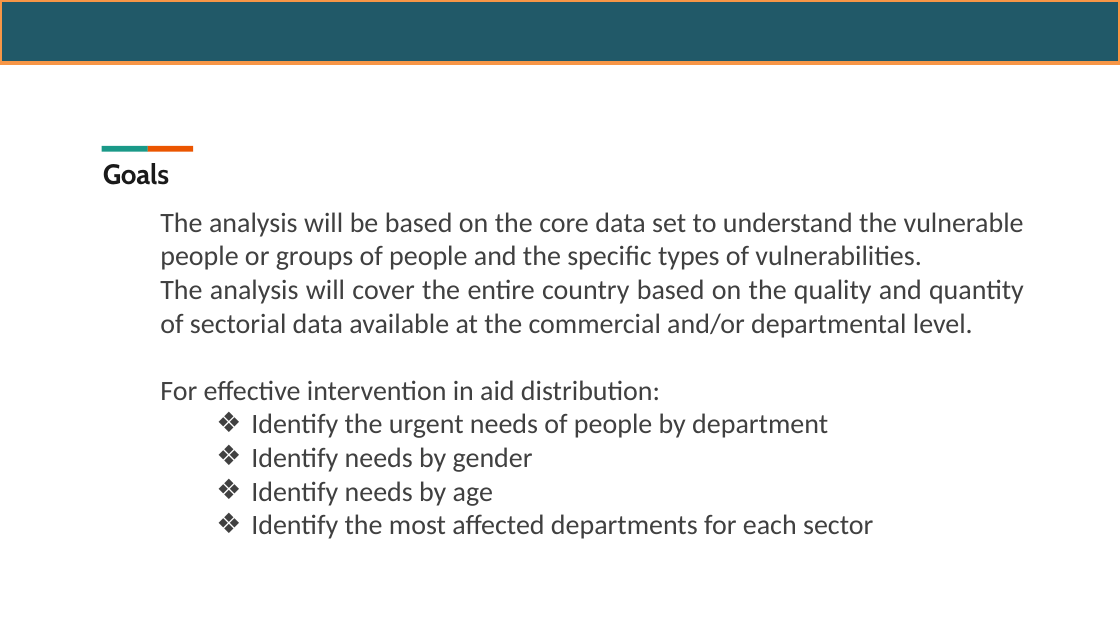
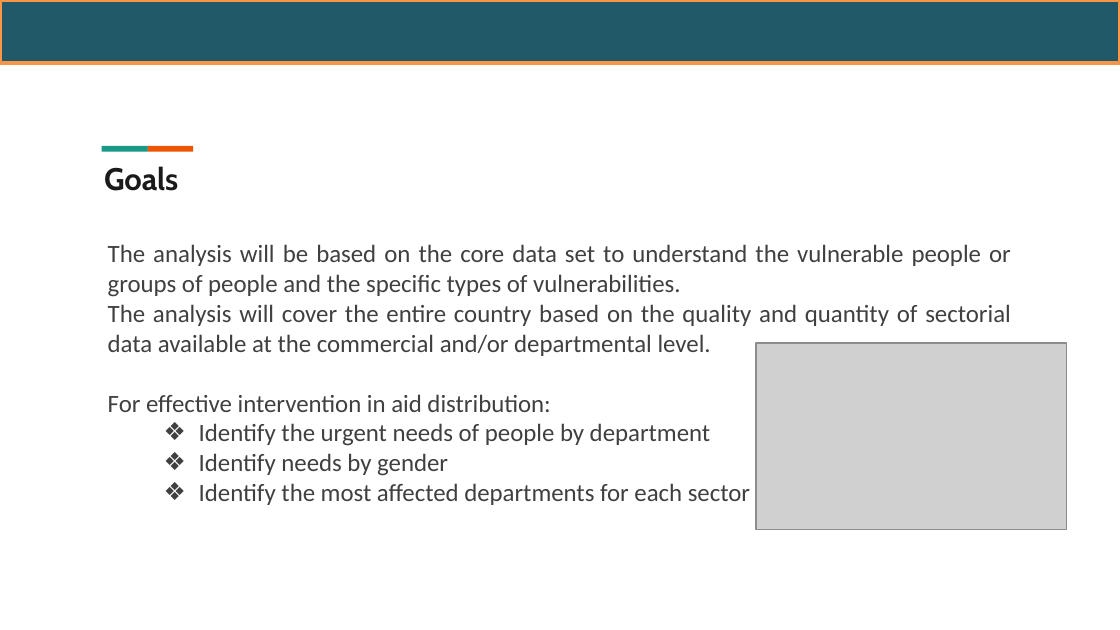
Before and after one commit to Thermoris1212/Ayiti-Analytics-Capstone-project, a slide deck: slide 5 of présentationCapstone.pptx. Drawn at 1120x630 pixels with LibreOffice and Linux fonts; fonts in the diff are those of the drawing; grey boxes stand for pictures; background and template pictures are left out. Boxes give left, top, right and bottom in pixels: in the first picture for what was removed or moved away, otherwise in the second. Text is boxed around its words. In the diff, an @@ line names an element or a change of style, - is before the commit and + after.

```diff
--- a/présentationCapstone.pptx
+++ b/présentationCapstone.pptx
@@ title "Goals" at box(104, 166, 178, 191): size 18 to 20 pt @@
@@ text "The analysis will be based ...": place and size @@
-text "The analysis will be based ..." at box(160, 212, 1024, 539)
+text "The analysis will be based ..." at box(108, 244, 1011, 505)
@@ text "The analysis will be based ..." at box(108, 244, 1011, 505): size 18 to 16 pt @@
@@ picture added at box(756, 343, 1066, 529) @@
@@ text at box(251, 481, 493, 506): paragraph removed @@
-  ❖ Identify needs by age
```
Also in this commit, not shown: 9 other slides changed, 8 slides added, 2 slides removed, 2 other files.
